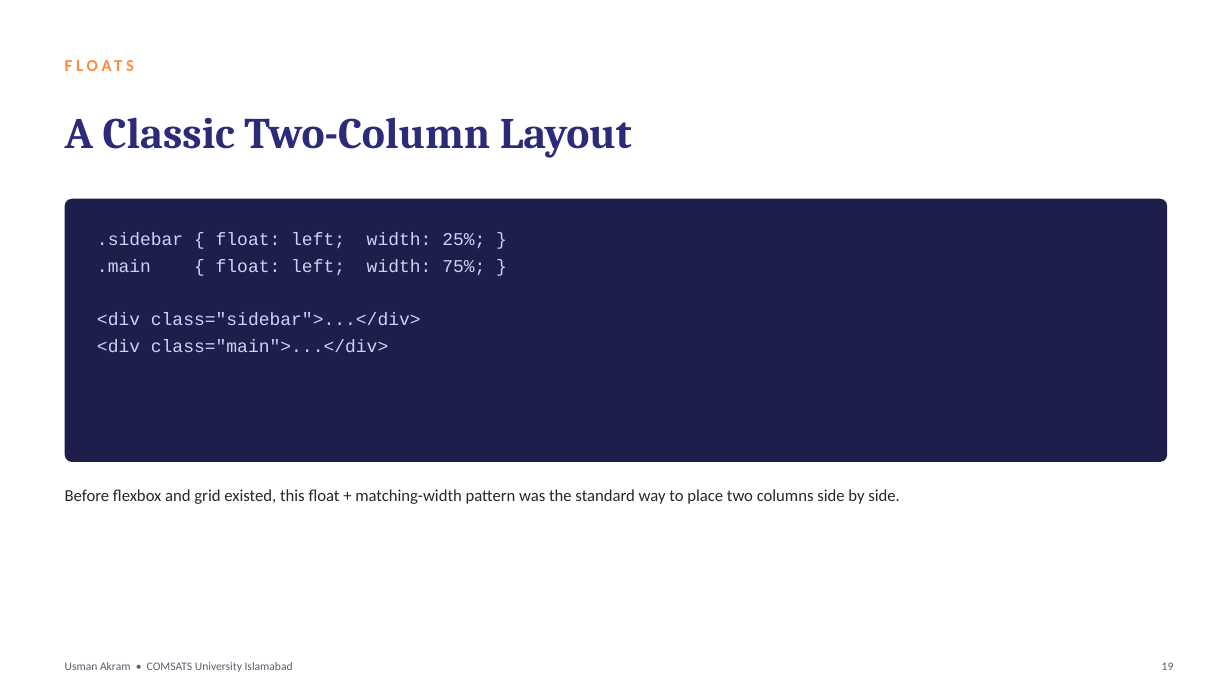
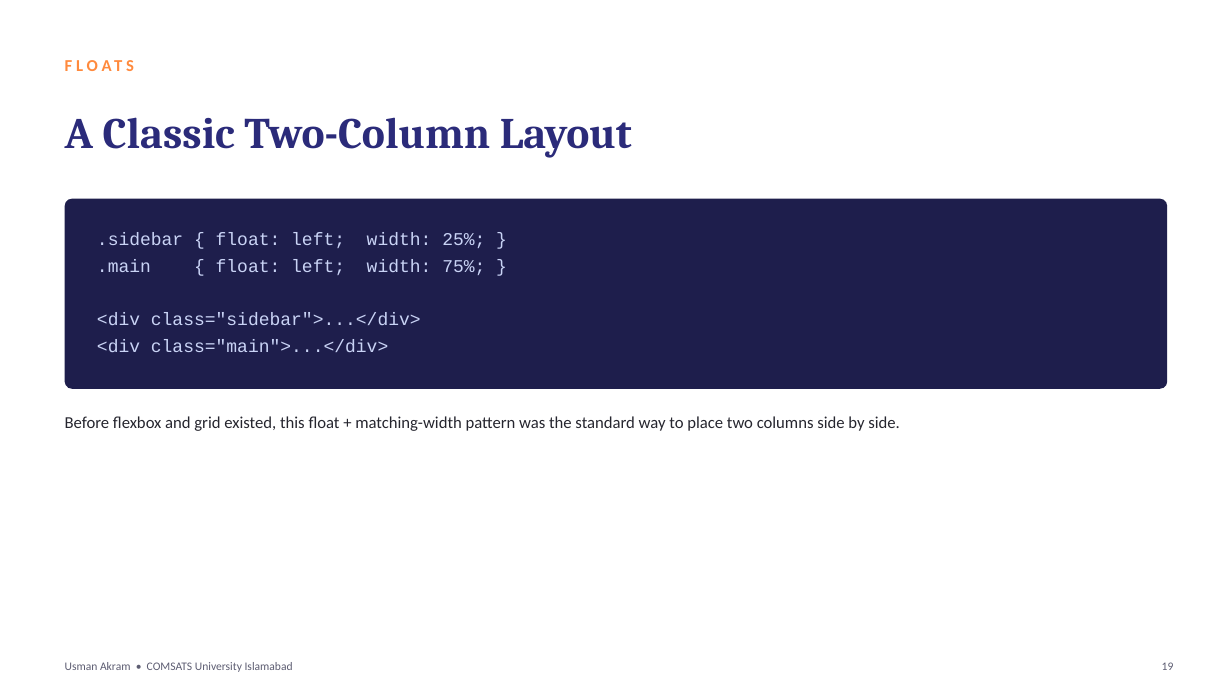
Before and after one commit to mua22/mern-web-book, a slide deck: slide 19 of slides/CSC336-Lecture-07-CSS-Positioning-and-Stacking.pptx. Drawn at 1232x693 pixels with LibreOffice and Linux fonts; fonts in the diff are those of the drawing. Boxes give left, top, right and bottom in pixels: in the first picture for what was removed or moved away, otherwise in the second. Text is boxed around its words. In the diff, an @@ line names an element or a change of style, - is before the commit and + after.

```diff
--- a/slides/CSC336-Lecture-07-CSS-Positioning-and-Stacking.pptx
+++ b/slides/CSC336-Lecture-07-CSS-Positioning-and-Stacking.pptx
@@ rounded rectangle: place and size @@
-rounded rectangle at (65,199,1167,462)
+rounded rectangle at (65,199,1167,389)
@@ rounded rectangle at (65,199,1167,389): proportions changed @@
@@ text "Before flexbox and grid existed, ...": place and size @@
-text "Before flexbox and grid existed, ..." at (65,489,900,504)
+text "Before flexbox and grid existed, ..." at (65,416,900,431)
```
Also in this commit, not shown: 13 other slides changed, 2 other files.
